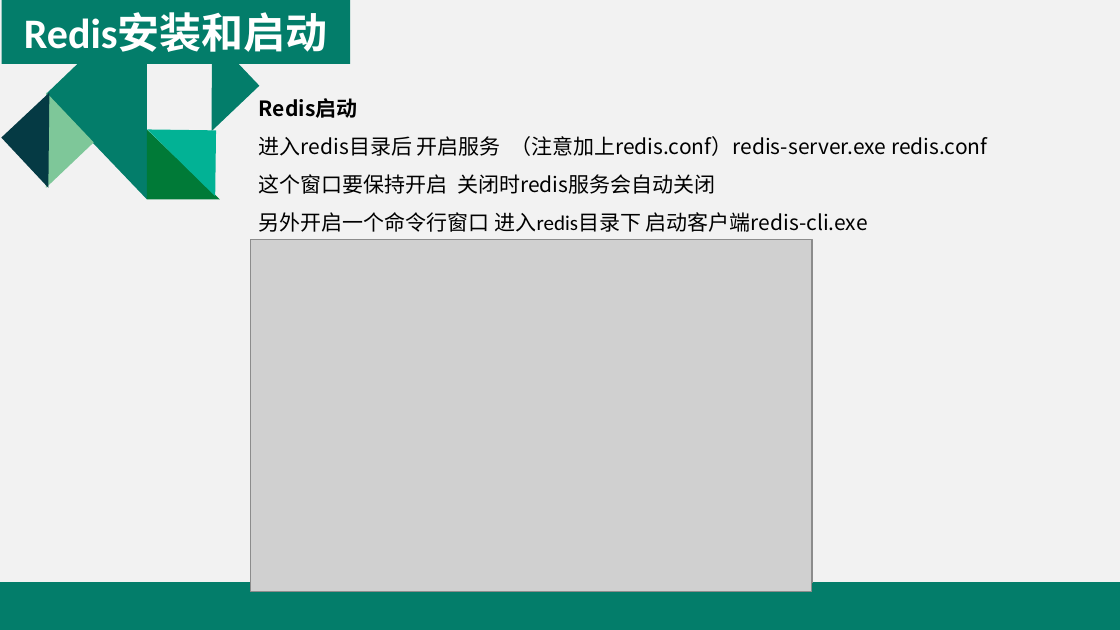
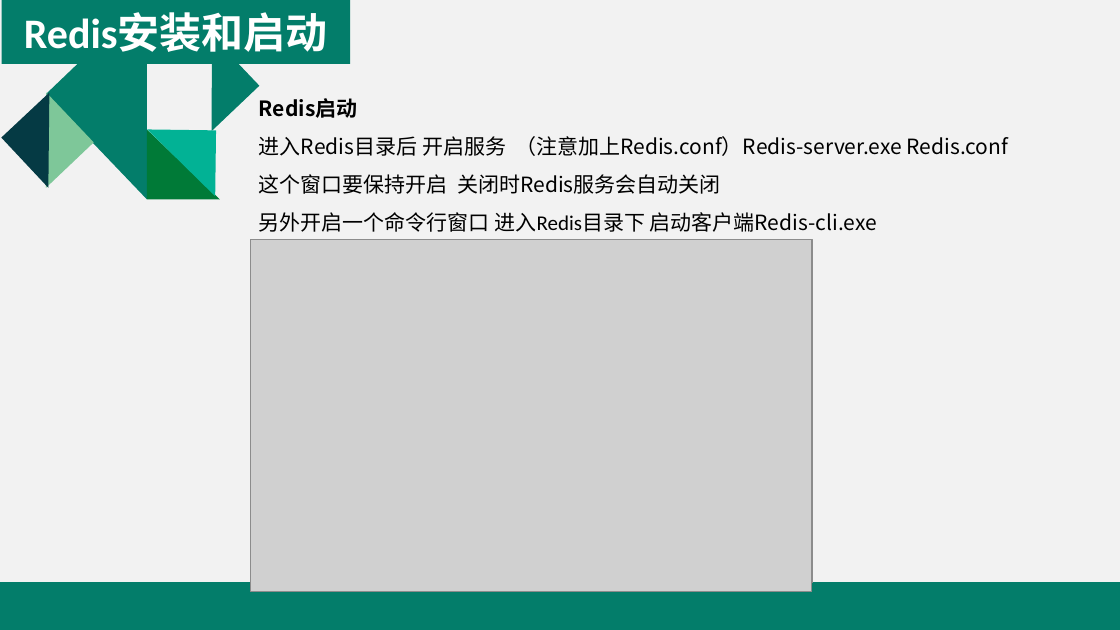
Before and after one commit to yuanhongqiu/baobaotao, a slide deck: slide 9 of taotao-manage/taotao-manage-web/src/main/resources/Redis介绍.pptx. Drawn at 1120x630 pixels with LibreOffice and Linux fonts; fonts in the diff are those of the drawing; grey boxes stand for pictures. Boxes give left, top, right and bottom in pixels: in the first picture for what was removed or moved away, otherwise in the second. Text is boxed around its words. In the diff, an @@ line names an element or a change of style, - is before the commit and + after.

```diff
--- a/taotao-manage/taotao-manage-web/src/main/resources/Redis介绍.pptx
+++ b/taotao-manage/taotao-manage-web/src/main/resources/Redis介绍.pptx
@@ text at (259,136,1008,232): text changed @@
-进入redis目录后 开启服务 （注意加上redis.conf）redis-server.exe redis.conf
-这个窗口要保持开启 关闭时redis服务会自动关闭
-另外开启一个命令行窗口 进入redis目录下 启动客户端redis-cli.exe
+进入Redis目录后 开启服务 （注意加上Redis.conf）Redis-server.exe Redis.conf
+这个窗口要保持开启 关闭时Redis服务会自动关闭
+另外开启一个命令行窗口 进入Redis目录下 启动客户端Redis-cli.exe
```
Also in this commit, not shown: 16 other slides changed, 8 slides added, 11 slides removed.
